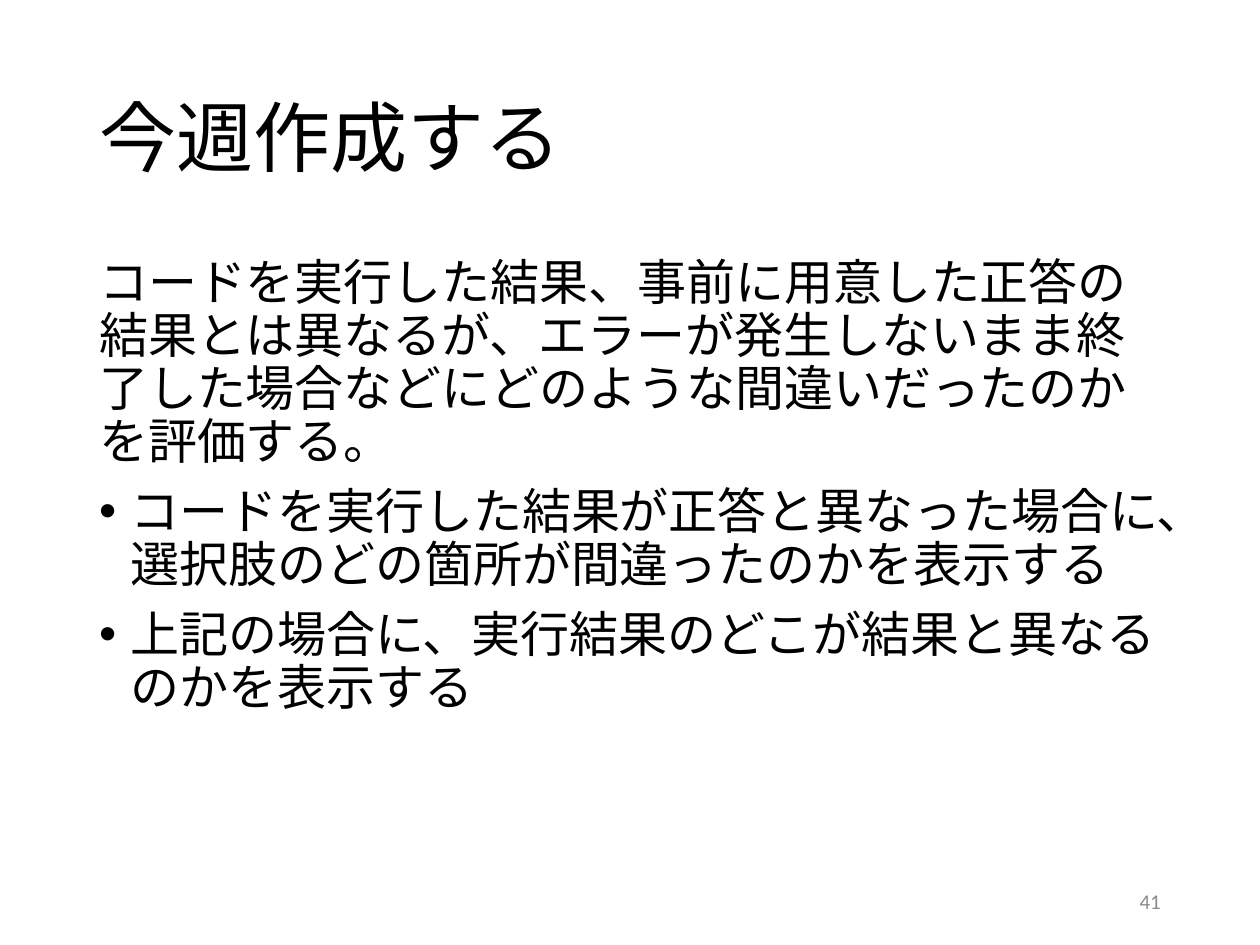
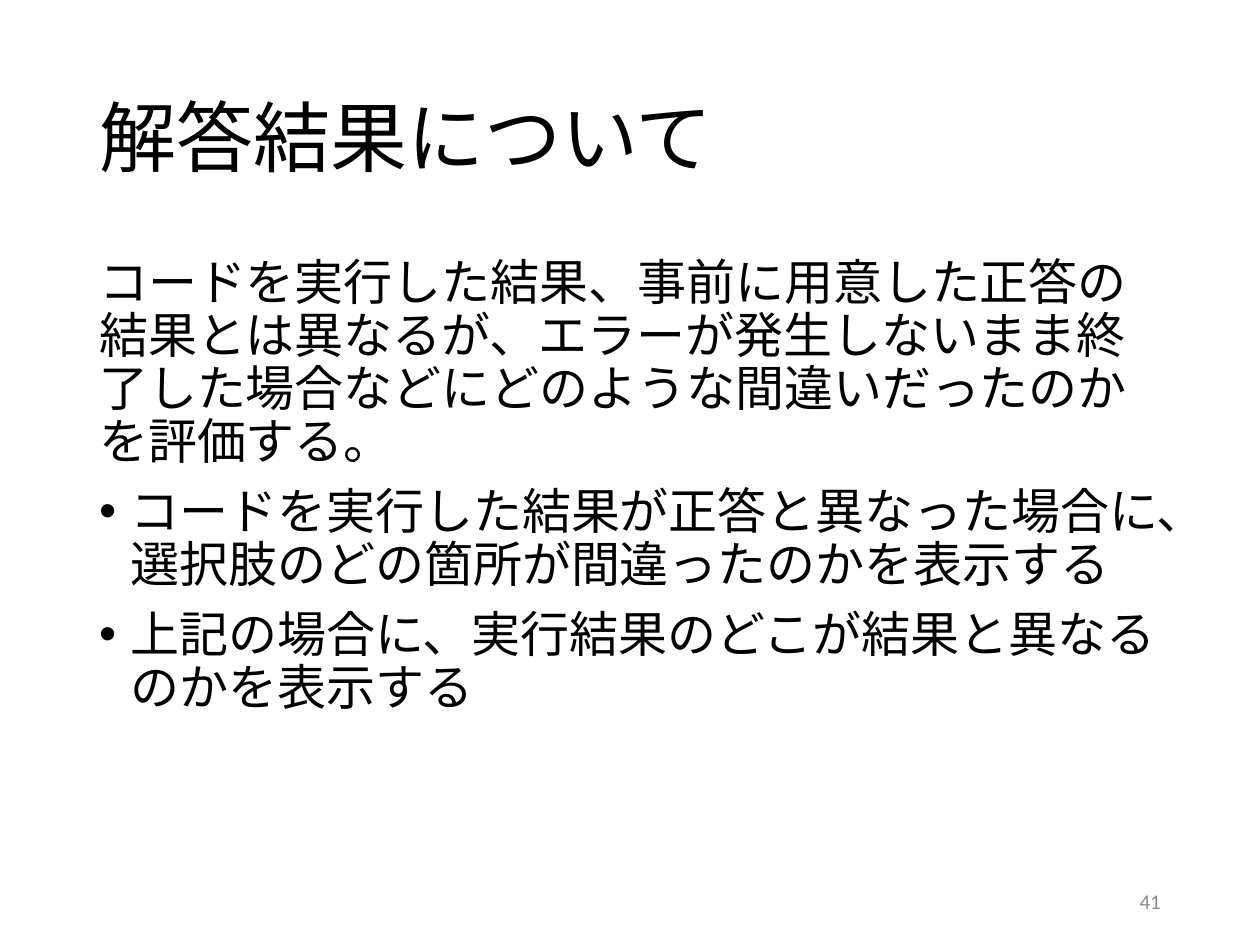
Before and after one commit to kait-takanolab/1821121-shimaoka-thesis, a slide deck: slide 41 of 1821121_shimaoka_sotsuken.pptx. Drawn at 1260x945 pixels with LibreOffice and Linux fonts; fonts in the diff are those of the drawing. Boxes give left, top, right and bottom in pixels: in the first picture for what was removed or moved away, otherwise in the second. Text is boxed around its words. In the diff, an @@ line names an element or a change of style, - is before the commit and + after.

```diff
--- a/1821121_shimaoka_sotsuken.pptx
+++ b/1821121_shimaoka_sotsuken.pptx
@@ title at <box>99,100,713,173</box>: text changed @@
-今週作成する
+解答結果について
```
Also in this commit, not shown: 1 slide added.
